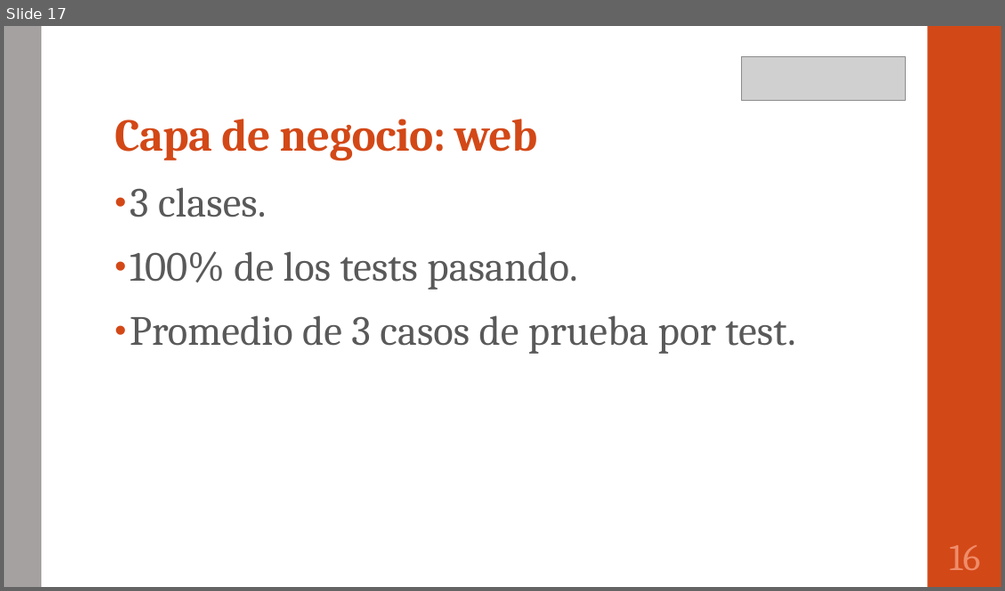
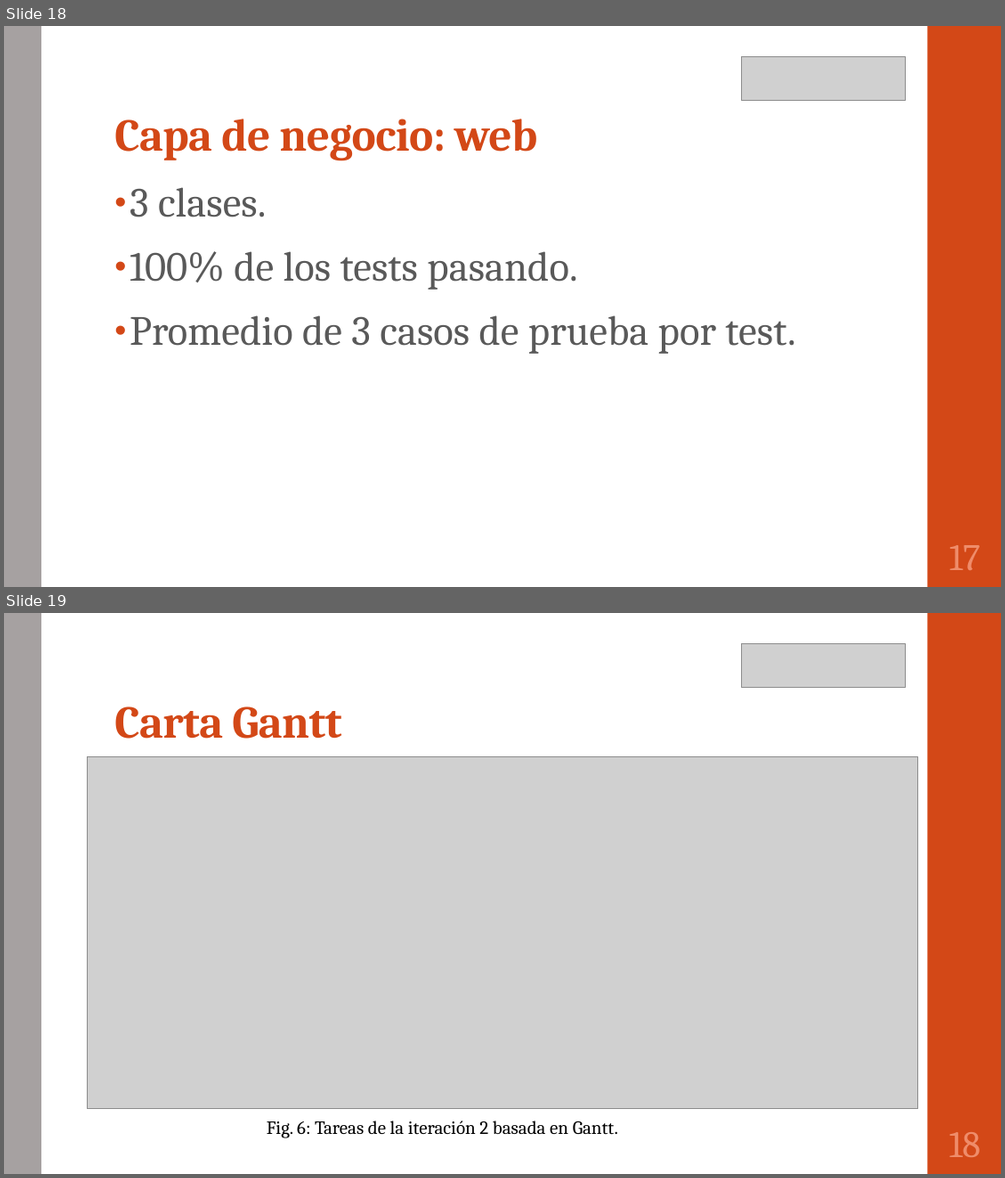
Before and after one commit to portafolio2016/hipocrates, a slide deck: presentación lunes 24 octubre 2016.pptx. Shown one above the other, each under a label of ours: slide 17 before the commit, slides 18 and 19 after it. The pictures are 1005x591 and 1005x1178 pixels, drawn with LibreOffice and Linux fonts; fonts in the diff are those of the drawing; grey boxes stand for pictures. Boxes give left, top, right and bottom in pixels: in the first picture for what was removed or moved away, otherwise in the second. Text is boxed around its words. In the diff, an @@ line names an element or a change of style, - is before the commit and + after.

Commit message:
Agregada diapositiva Gantt

```diff
--- a/presentación lunes 24 octubre 2016.pptx
+++ b/presentación lunes 24 octubre 2016.pptx
@@ slide 19 added at <box>4,613,1001,1174</box>, background #FFFFFF; not listed: 2 template elements that a slide beside it also shows @@
@@ picture added at <box>742,643,906,686</box> @@
@@ title added at <box>114,706,341,738</box>, 44 pt, text #D34817, bold @@
+Carta Gantt
@@ picture added at <box>87,756,918,1109</box> @@
@@ text added at <box>267,1120,618,1138</box>, 18 pt, text #000000 @@
+Fig. 6: Tareas de la iteración 2 basada en Gantt.
@@ page number added at <box>949,1132,981,1157</box>, 36 pt, text #EF8C6A @@
+18
@@ what was slide 17 is now slide 18 @@
@@ page number at <box>949,545,980,570</box>: text changed @@
-16
+17
```
Also in this commit, not shown: 3 slides changed, 1 other slide added.
